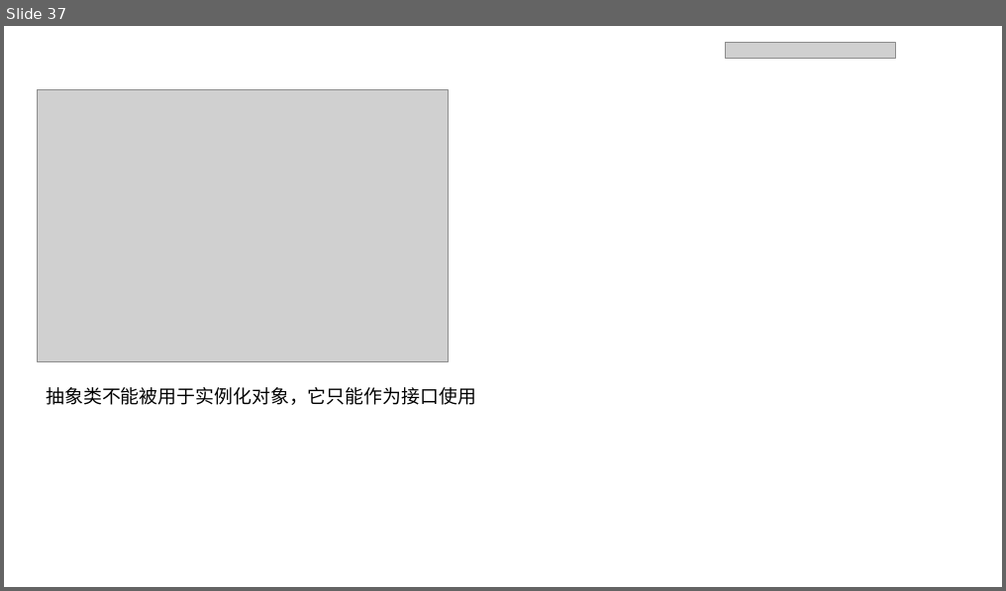
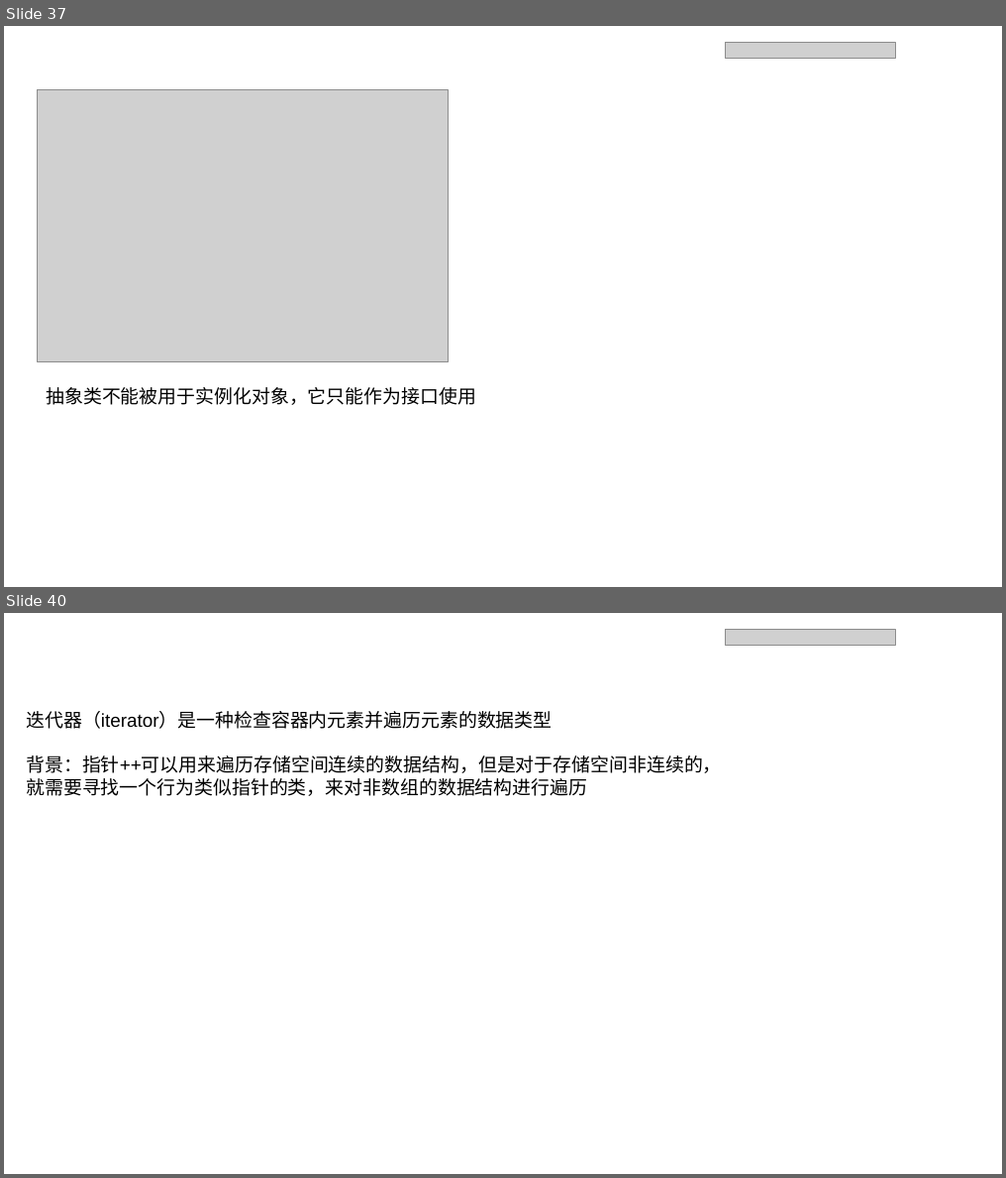
Before and after one commit to IIIcecream/CloudCPluasPlus, a slide deck: C++基础.pptx. Shown one above the other, each under a label of ours: slide 37 before the commit, slides 37 and 40 after it; the slides between them are not shown. The pictures are 1006x591 and 1006x1178 pixels, drawn with LibreOffice and Linux fonts; fonts in the diff are those of the drawing; grey boxes stand for pictures; background and template pictures are left out. Boxes give left, top, right and bottom in pixels: in the first picture for what was removed or moved away, otherwise in the second. Text is boxed around its words. In the diff, an @@ line names an element or a change of style, - is before the commit and + after.

```diff
--- a/C++基础.pptx
+++ b/C++基础.pptx
@@ slide 40 added at <box>4,613,1002,1174</box>, background picture (left out) @@
@@ text added at <box>19,627,311,657</box>, 18 pt, text #FFFFFF @@
+STL-iterator
@@ picture added at <box>726,629,896,646</box> @@
@@ text added at <box>896,615,1000,653</box>, 18 pt, text #FFFFFF @@
+· GTJ2018
@@ text added at <box>26,711,721,796</box>, 18 pt, text #000000 @@
+迭代器（iterator）是一种检查容器内元素并遍历元素的数据类型
+背景：指针++可以用来遍历存储空间连续的数据结构，但是对于存储空间非连续的，就需要寻找一个行为类似指针的类，来对非数组的数据结构进行遍历
```
Also in this commit, not shown: 2 slides changed, 11 other slides added, 1 other file.
